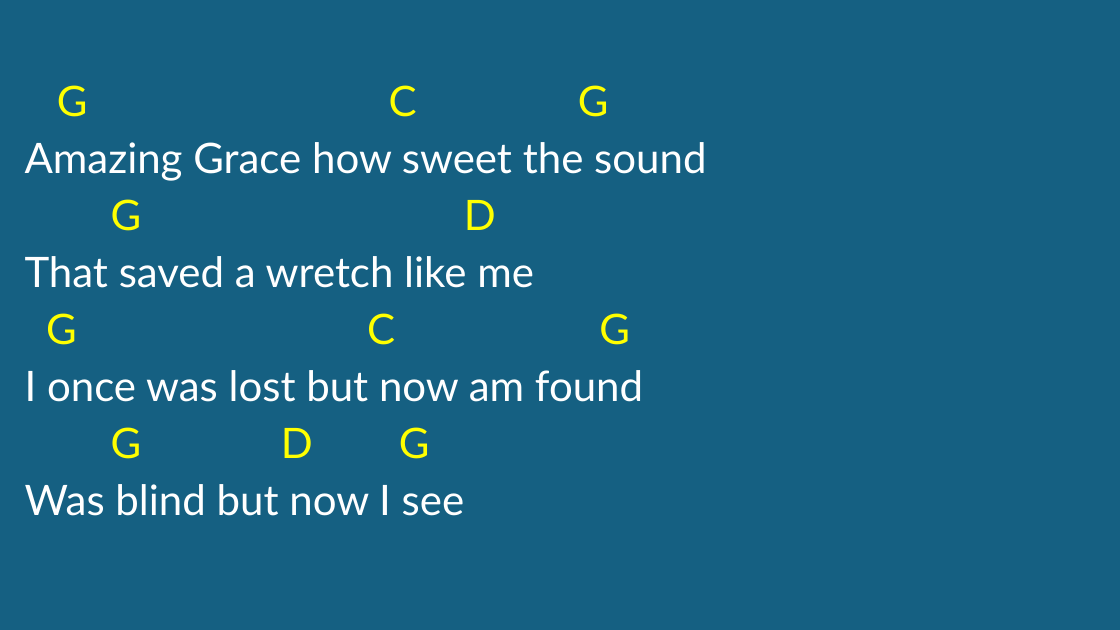
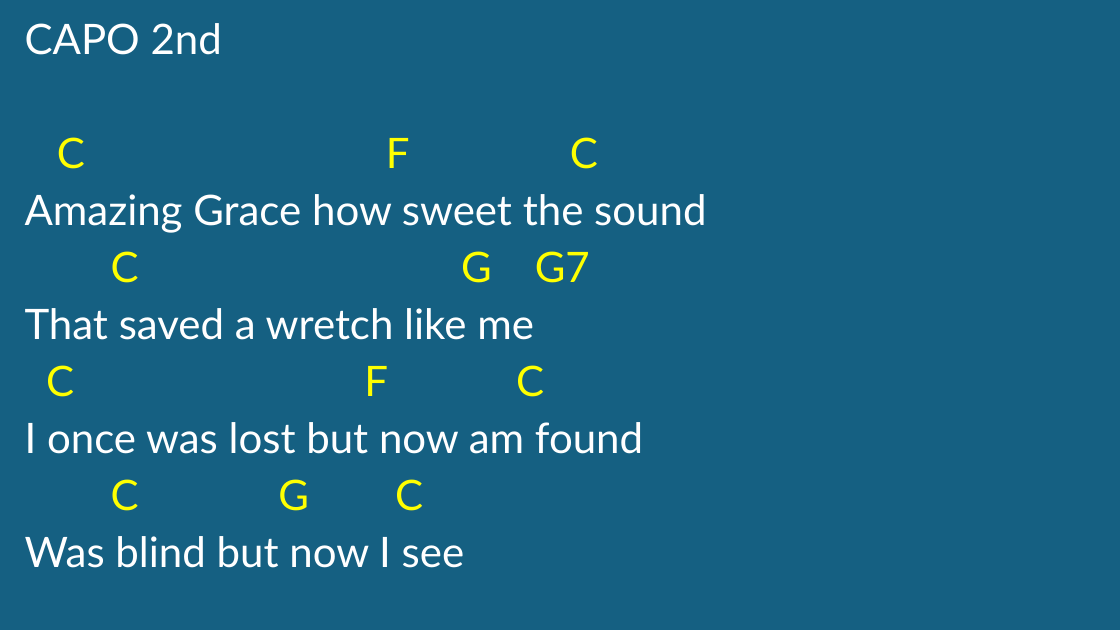
Before and after one commit to kendall412/worship, a slide deck: slide 36 of set/2026-11-22 ECBC-CH.pptx. Drawn at 1120x630 pixels with LibreOffice and Linux fonts; fonts in the diff are those of the drawing. Boxes give left, top, right and bottom in pixels: in the first picture for what was removed or moved away, otherwise in the second. Text is boxed around its words. In the diff, an @@ line names an element or a change of style, - is before the commit and + after.

```diff
--- a/set/2026-11-22 ECBC-CH.pptx
+++ b/set/2026-11-22 ECBC-CH.pptx
@@ subtitle at [25, 23, 598, 169]: text changed; text colour #FFFF00 to #FFFFFF @@
-G C G
+CAPO 2nd
+C F C
@@ subtitle at [111, 251, 590, 283]: text changed @@
-G D
+C G G7
@@ subtitle at [46, 365, 544, 397]: text changed @@
-G C G
+C F C
@@ subtitle at [111, 479, 423, 511]: text changed @@
-G D G
+C G C
```
Also in this commit, not shown: 3 other slides changed, 2 other files.
